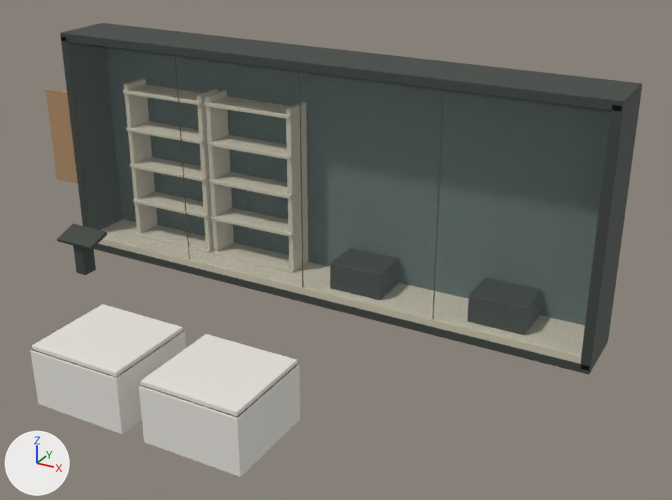
Renders of the glTF model game/asset/runtime/models/gallery-fixtures-v3.glb from each side of a commit.
The view is the same before and after, from a 50 mm lens placed at (6.56, -7.52, 5.59), pointed at (1.03, 2.52, 0.57). Every picture has the same lights, and +X, +Y and +Z are marked at lower left. The picture after the commit comes second. Where no turn or scale is listed for an object, it has been applied to the vertices.

In view in the first picture: 'Case warm timber platform', 'Continuous blue exhibit recess', 'Pale exhibit platform', 'Pale exhibit platform.001', 'Showcase glazing', 'Showcase glazing.001', 'Showcase glazing.002', 'Showcase glazing.003', 'Showcase head and foot', 'Showcase head and foot.001', 'Showcase outer frame.001', 'Warm limestone showcase plinth', 'Warm limestone showcase plinth.001' and 9 more.
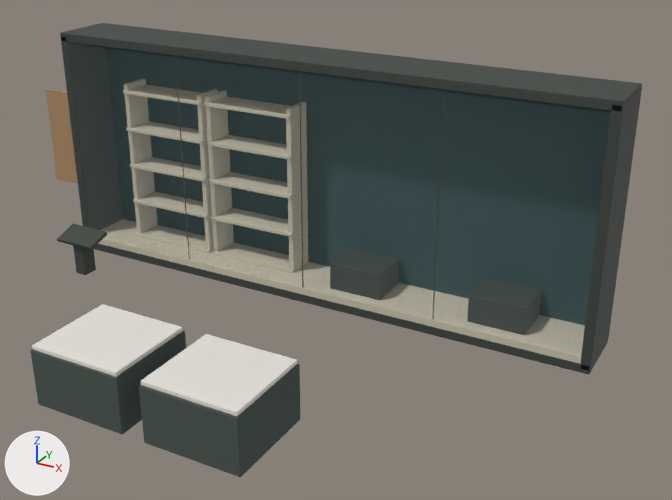
What differs and where, as boxes [x1, y1, x2, y2] in the pictures (672 x 500 px):
'Warm limestone showcase plinth.001', recoloured (white to dark grey)
    both: [139, 364, 300, 477]
'Warm limestone showcase plinth', recoloured (white to dark grey)
    both: [30, 331, 186, 434]
'Continuous blue exhibit recess', recoloured
    both: [106, 47, 611, 291]

What changed in the scene script:
```text
Add mat_museum_deep_teal_case_backing:
    mat_museum_deep_teal_case_backing = principled_material('Museum deep teal case backing')
    mat_museum_deep_teal_case_backing.base_color = (0.0331, 0.0762, 0.0802)  # dark cyan #334e50
    mat_museum_deep_teal_case_backing.roughness = 0.95
Add mat_patinated_exhibit_pedestal:
    mat_patinated_exhibit_pedestal = principled_material('Patinated exhibit pedestal')
    mat_patinated_exhibit_pedestal.base_color = (0.0648, 0.0865, 0.0762)  # dark grey #48534e
    mat_patinated_exhibit_pedestal.roughness = 0.89
Change me_mesh_0:
    where me_mesh_0.from_pydata(...)  # 56 vertices, 108 faces; spans x -0.68..0.68, y -0.65..0.65, z -0.39..0.39
    remove me_mesh_0.materials.append(mat_honed_warm_limestone)  # white #e7e4dd
    add me_mesh_0.materials.append(mat_patinated_exhibit_pedestal)  # dark grey #48534e
Change me_mesh_4:
    where me_mesh_4.from_pydata(...)  # 56 vertices, 108 faces; spans x -0.68..0.68, y -0.65..0.65, z -0.39..0.39
    remove me_mesh_4.materials.append(mat_honed_warm_limestone)  # white #e7e4dd
    add me_mesh_4.materials.append(mat_patinated_exhibit_pedestal)  # dark grey #48534e
Change me_mesh_8:
    where me_mesh_8.from_pydata(...)  # 56 vertices, 108 faces; spans x -4.25..4.25, y -0.04..0.04, z -1.7..1.7
    remove me_mesh_8.materials.append(mat_museum_sage_gray_case_backing)  # grey #62716e
    add me_mesh_8.materials.append(mat_museum_deep_teal_case_backing)  # dark cyan #334e50
```
